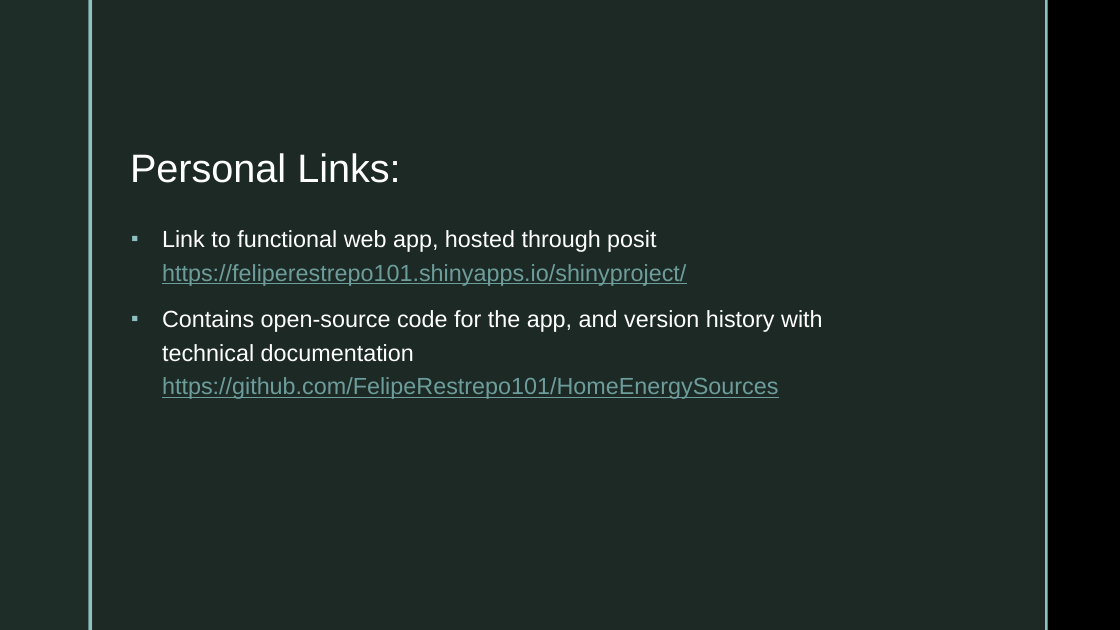
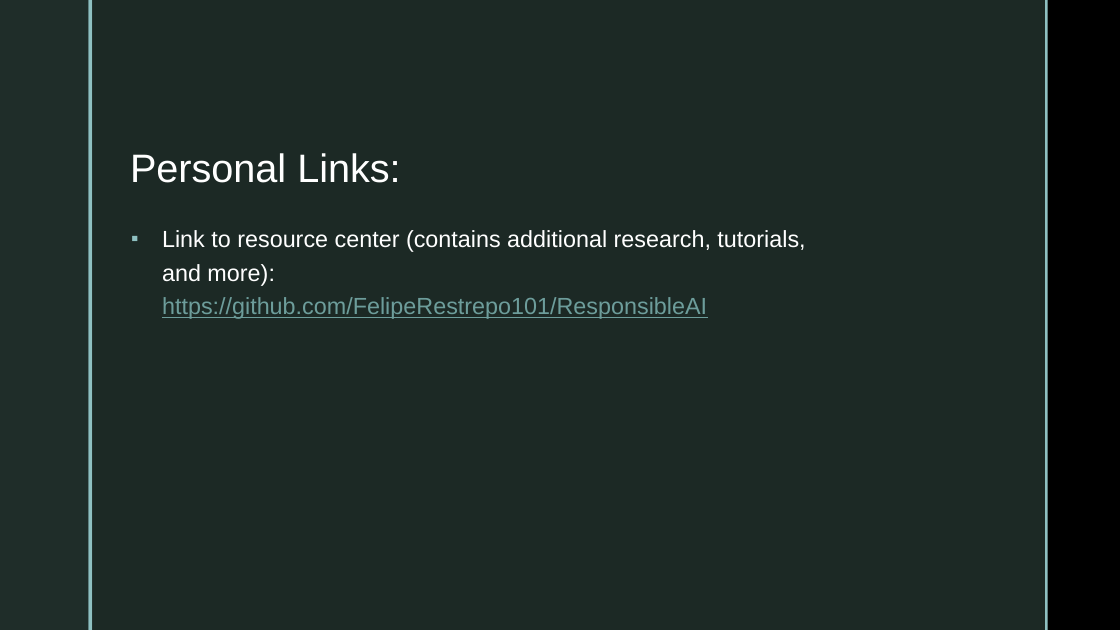
Before and after one commit to FelipeRestrepo101/ResponsibleAI, a slide deck: slide 22 of Presentations/ResponsibleAIPresentationV2.pptx (slide 17 before the commit). Drawn at 1120x630 pixels with LibreOffice and Linux fonts; fonts in the diff are those of the drawing; background and template pictures are left out. Boxes give left, top, right and bottom in pixels: in the first picture for what was removed or moved away, otherwise in the second. Text is boxed around its words. In the diff, an @@ line names an element or a change of style, - is before the commit and + after.

```diff
--- a/Presentations/ResponsibleAIPresentationV2.pptx
+++ b/Presentations/ResponsibleAIPresentationV2.pptx
@@ text at box(162, 230, 805, 319): text changed @@
-▪ Link to functional web app, hosted through posit https://feliperestrepo101.shinyapps.io/shinyproject/
-▪ Contains open-source code for the app, and version history with technical documentation https://github.com/FelipeRestrepo101/HomeEnergySources
+▪ Link to resource center (contains additional research, tutorials, and more):
+  https://github.com/FelipeRestrepo101/ResponsibleAI
```
Also in this commit, not shown: 8 other slides changed, 9 slides added, 4 slides removed, 9 other files.
